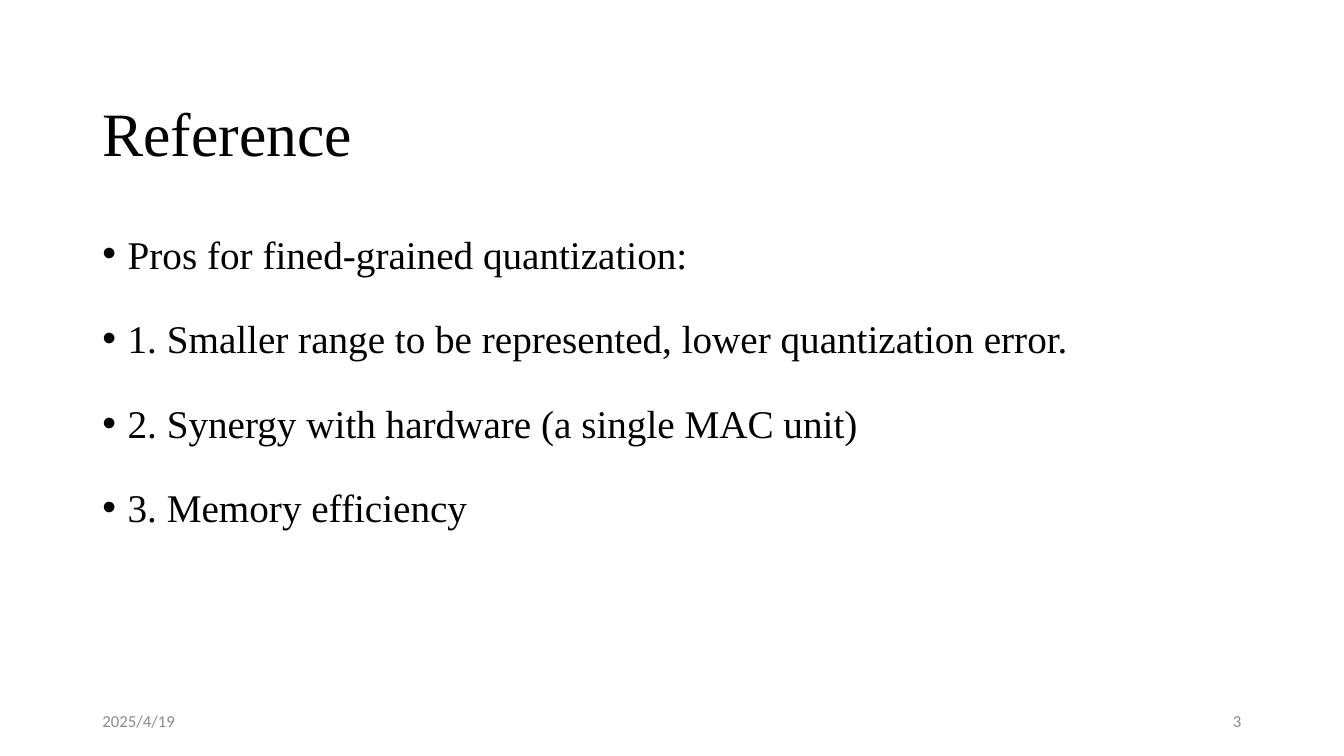
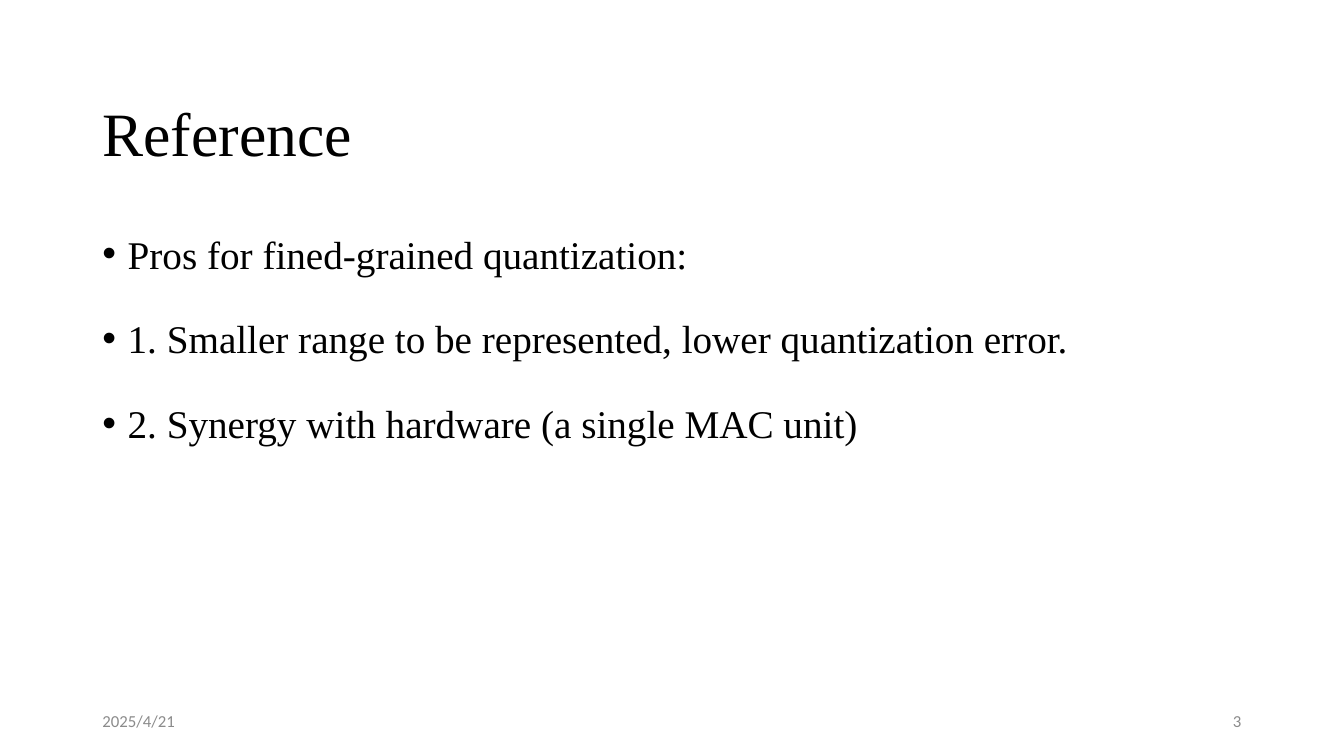
Before and after one commit to ethanhoumic/Matrix_Accelerator, a slide deck: slide 3 of ppt/0422.pptx. Drawn at 1344x756 pixels with LibreOffice and Linux fonts; fonts in the diff are those of the drawing. Boxes give left, top, right and bottom in pixels: in the first picture for what was removed or moved away, otherwise in the second. Text is boxed around its words. In the diff, an @@ line names an element or a change of style, - is before the commit and + after.

```diff
--- a/ppt/0422.pptx
+++ b/ppt/0422.pptx
@@ text at [128, 494, 467, 530]: paragraph removed @@
-• 3. Memory efficiency
@@ text at [102, 715, 174, 728]: text changed @@
-2025/4/19
+2025/4/21
```
Also in this commit, not shown: 10 other slides changed, 8 slides added, 5 other files.
